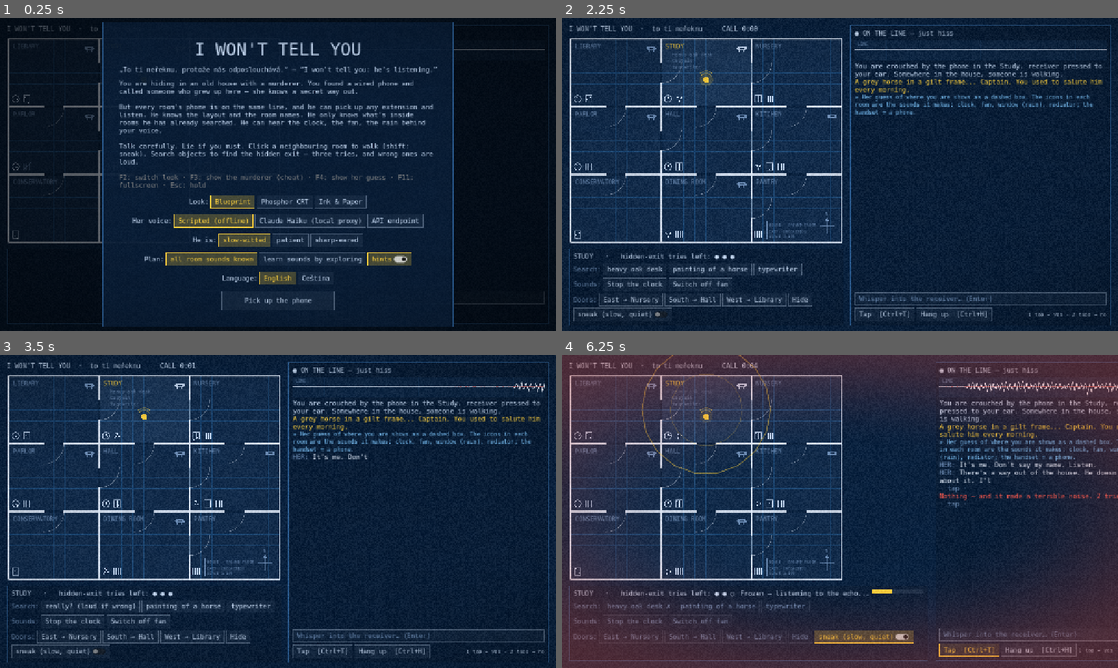
Above: before the commit, frames 1-4 (two rows, left to right).
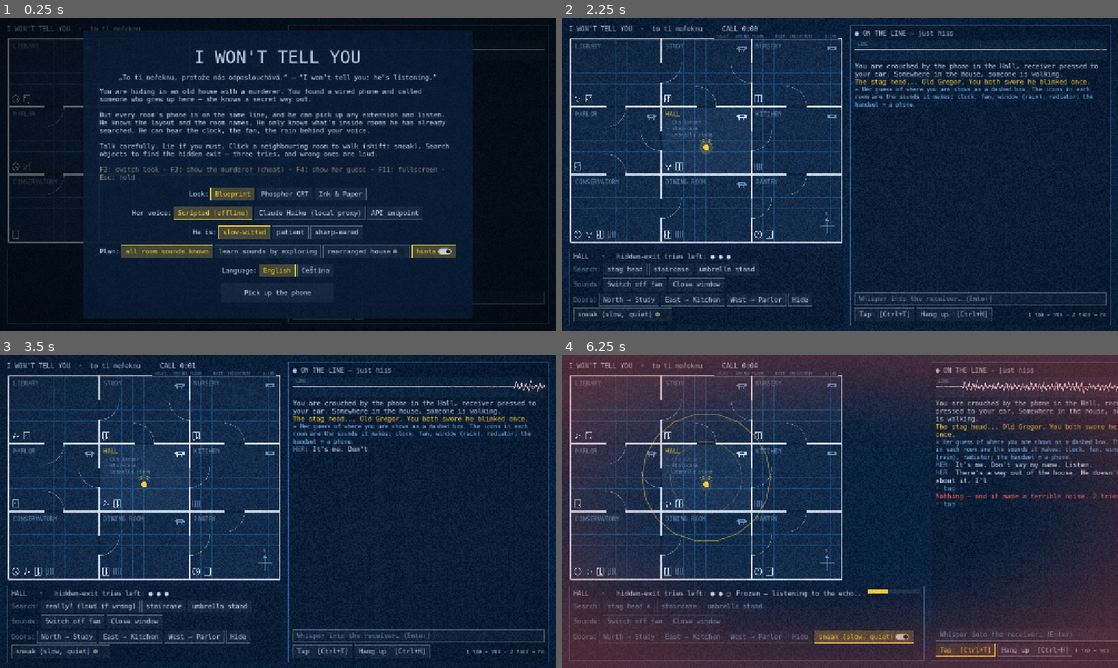
Above: after the commit, the same moments.

Repository: Vikvam/oiside-jam-2610
Game: Godot game, scene res://main.tscn
The game is run twice, just before and just after one commit, with the same random seed, the same clock (stepped at 60 frames per second) and the same inputs.
Inputs (mouse positions are in pixels of both pictures, inside the frame that each line leads up to):
- Up to frame 1 (0.25 s): no input
- Up to frame 2 (2.25 s): click (979, 296) at 0.52 s; type "12" at 0.6 s; click (928, 252) at 1.25 s, where only the run after the commit has a clickable "rearranged house"; click "Pick up the phone" at 2 s
- Up to frame 3 (3.5 s): click (72, 605) at 2.75 s, where only the run before the commit has a clickable "heavy oak desk"
- Up to frame 4 (6.25 s): click "really? (loud if wrong)" at 3.5 s; click "sneak (slow, quiet)" at 4.25 s; click "Tap [Ctrl+T]" at 5 s; click "Tap [Ctrl+T]" at 5.75 s

The runs differ from the first frame. In frame 1, 18% of the frame differs, in the area x 15-85%, y 1-99%; in frame 2, 3.8%; in frame 3, 3.8%; in frame 4, 6.3%.

Commit message:
Rearranged-house variant (random doors/phones/sounds); blueprint title strip
Co-Authored-By: Claude Opus 5.5 <noreply@anthropic.com>

Diff:
--- a/scripts/core/game.gd
+++ b/scripts/core/game.gd
@@ -53,6 +53,7 @@
 # Tunables
 var difficulty := "normal"
 var explore_mode := false   # player only knows sounds of visited rooms
+var rearranged := false     # random doors/phones/sounds each game
 const DIFFICULTY := {
 	"gentle": {"identify_time": 8.0, "hunt_threshold": 1, "far_step_chance": 0.15, "fake_hangup_chance": 0.15, "find_chance_hunt": 0.55, "find_chance_pass": 0.1},
 	"normal": {"identify_time": 6.0, "hunt_threshold": 2, "far_step_chance": 0.3, "fake_hangup_chance": 0.25, "find_chance_hunt": 0.65, "find_chance_pass": 0.15},
@@ -75,6 +76,8 @@
 		seed(seed_value)
 	else:
 		randomize()
+	if rearranged:
+		house.rearrange()
 	for r in house.room_ids:
 		room_state[r] = default_room_state(r)
 	raining = true
--- a/scripts/core/house.gd
+++ b/scripts/core/house.gd
@@ -289,18 +289,27 @@
 var rooms := {}          # id -> room dict
 var room_ids: Array[String] = []
 var adj := {}            # id -> {dir: other_id}
+var doors: Array = []    # [[a, b], ...] for this instance
 var object_room := {}    # object id -> room id
 var _dist := {}          # id -> {id: int}
 
 
 func _init() -> void:
 	for r in ROOMS:
-		rooms[r.id] = r
+		rooms[r.id] = r.duplicate(true)
 		room_ids.append(r.id)
-		adj[r.id] = {}
 		for o in r.objects:
 			object_room[o.id] = r.id
-	for d in DOORS:
+	_build(DOORS)
+
+
+func _build(door_list: Array) -> void:
+	doors = door_list.duplicate(true)
+	adj.clear()
+	_dist.clear()
+	for id in room_ids:
+		adj[id] = {}
+	for d in doors:
 		var a: String = d[0]
 		var b: String = d[1]
 		var dir := direction_between(a, b)
@@ -308,6 +317,63 @@
 		adj[b][opposite(dir)] = a
 	for a in room_ids:
 		_dist[a] = _bfs(a)
+
+
+## "Rearranged house" variant: random doors (a spanning tree plus a couple of
+## loops), random phones and random room sounds. Room names, positions and
+## objects stay, so memories and the plan still make sense.
+func rearrange() -> void:
+	var pairs := []
+	for a in room_ids:
+		for b in room_ids:
+			if a < b and rect(a).grow(0.01).intersects(rect(b)) and _shared_edge(a, b):
+				pairs.append([a, b])
+	pairs.shuffle()
+	# Kruskal with union-find for a random spanning tree.
+	var parent := {}
+	for id in room_ids:
+		parent[id] = id
+	var find := func(x): return x
+	find = func(x):
+		while parent[x] != x:
+			x = parent[x]
+		return x
+	var chosen := []
+	var spare := []
+	for pr in pairs:
+		var ra = find.call(pr[0])
+		var rb = find.call(pr[1])
+		if ra != rb:
+			parent[ra] = rb
+			chosen.append(pr)
+		else:
+			spare.append(pr)
+	for i in mini(randi_range(2, 3), spare.size()):
+		chosen.append(spare[i])
+	_build(chosen)
+	# Phones: 6 of 9 rooms.
+	var ids := room_ids.duplicate()
+	ids.shuffle()
+	for i in ids.size():
+		rooms[ids[i]].phone = i < 6
+	# Sounds: random, every room has at least one.
+	var odds := {"clock": 0.45, "fan": 0.35, "rain": 0.5, "radiator": 0.4}
+	for id in room_ids:
+		var f := []
+		for k in FEATURES:
+			if randf() < odds[k]:
+				f.append(k)
+		if f.is_empty():
+			f.append(FEATURES.pick_random())
+		rooms[id].features = f
+
+
+func _shared_edge(a: String, b: String) -> bool:
+	var ra := rect(a)
+	var rb := rect(b)
+	var ox := minf(ra.end.x, rb.end.x) - maxf(ra.position.x, rb.position.x)
+	var oy := minf(ra.end.y, rb.end.y) - maxf(ra.position.y, rb.position.y)
+	return (ox > 0.5 and absf(oy) < 0.01) or (oy > 0.5 and absf(ox) < 0.01)
 
 
 static func opposite(dir: String) -> String:
--- a/scripts/core/loc.gd
+++ b/scripts/core/loc.gd
@@ -30,6 +30,8 @@
 	"plan_full": ["all room sounds known", "zvuky všech místností známé"],
 	"plan_explore": ["learn sounds by exploring", "zvuky zjišťuješ průzkumem"],
 	"hints": ["hints", "nápovědy"],
+	"rearranged": ["rearranged house", "přestavěný dům"],
+	"rearranged_tip": ["Every call: new doors, new phones, new sounds.", "Při každém hovoru: jiné dveře, telefony i zvuky."],
 	"start": ["Pick up the phone", "Zvednout telefon"],
 	"again": ["Call again", "Zavolat znovu"],
 	"to_title": ["Title", "Menu"],
--- a/scripts/main.gd
+++ b/scripts/main.gd
@@ -35,6 +35,7 @@
 var difficulty := "gentle"
 var explore_mode := false
 var hints_on := true
+var rearranged := false
 var running := false
 var _intro_queue: Array = []
 var _intro_t := 0.0
@@ -95,6 +96,8 @@
 		backend = a.backend
 	if a.has("lang"):
 		_set_lang(a.lang)
+	if a.has("rearranged"):
+		rearranged = true
 	if a.has("play"):
 		_start_game()
 		if a.has("debug"):
@@ -138,6 +141,7 @@
 	Loc.lang = _settings.get_value("ui", "lang", "en")
 	explore_mode = _settings.get_value("ui", "explore", false)
 	hints_on = _settings.get_value("ui", "hints", true)
+	rearranged = _settings.get_value("ui", "rearranged", false)
 	# Rescuer endpoint config lives next to the project (gitignored) or in user://.
 	var rc := ConfigFile.new()
 	if rc.load("res://rescuer_config.cfg") == OK or rc.load("user://rescuer_config.cfg") == OK:
@@ -154,6 +158,7 @@
 	_settings.set_value("ui", "lang", Loc.lang)
 	_settings.set_value("ui", "explore", explore_mode)
 	_settings.set_value("ui", "hints", hints_on)
+	_settings.set_value("ui", "rearranged", rearranged)
 	_settings.save("user://settings.cfg")
 
 
@@ -312,6 +317,12 @@
 			explore_mode = pm[0]
 			_refresh_title_buttons())
 		row4.add_child(b)
+	var rb := CheckButton.new()
+	rb.text = Loc.t("rearranged")
+	rb.tooltip_text = Loc.t("rearranged_tip")
+	rb.button_pressed = rearranged
+	rb.toggled.connect(func(v): rearranged = v)
+	row4.add_child(rb)
 	var hb := CheckButton.new()
 	hb.name = "hints_toggle"
 	hb.text = Loc.t("hints")
@@ -555,6 +566,7 @@
 	game = Game.new()
 	game.difficulty = difficulty
 	game.explore_mode = explore_mode
+	game.rearranged = rearranged
 	game.setup(randi() % 100000)
 	game.murderer.timer += 12.0  # let her finish the intro
 	game.rescuer = _make_rescuer(game)
--- a/scripts/ui/plan_view.gd
+++ b/scripts/ui/plan_view.gd
@@ -205,7 +205,7 @@
 	# Door swings (architectural quarter arcs)
 	var arc_col := wall
 	arc_col.a = 0.45
-	for d in House.DOORS:
+	for d in game.house.doors:
 		var dp := _door_point(d[0], d[1])
 		var half := DOOR_W * U * 0.5
 		var ra := _rect(d[0])
@@ -343,14 +343,13 @@
 					c.a = 0.10 - k * 0.025
 					draw_arc(ring[0], ring[1] + k * 1.5, 0.3, TAU - 0.2, 48, c, 2.5 - k * 0.6, true)
 		"blueprint":
-			# Architect's title block in the corner of the Pantry.
-			var r := Rect2(size_px.x - 168, size_px.y - 44, 120, 40)
+			# Architect's title strip sitting on the outer wall.
 			var c: Color = Style.c("dim")
-			draw_rect(r, c, false, 1.0)
-			draw_line(r.position + Vector2(0, 14), Vector2(r.end.x, r.position.y + 14), c, 1.0)
-			draw_string(font, r.position + Vector2(4, 11), Loc.t("plan_block1"), HORIZONTAL_ALIGNMENT_LEFT, 112, 9, c)
-			draw_string(font, r.position + Vector2(4, 26), Loc.t("plan_block2"), HORIZONTAL_ALIGNMENT_LEFT, 112, 9, c)
-			draw_string(font, r.position + Vector2(4, 37), "SCALE 1:100", HORIZONTAL_ALIGNMENT_LEFT, 112, 9, c)
+			var txt := "%s  ·  %s  ·  1:100" % [Loc.t("plan_block1"), Loc.t("plan_block2")]
+			var w := font.get_string_size(txt, HORIZONTAL_ALIGNMENT_LEFT, -1, 9).x
+			var p := Vector2(size_px.x - w - 8, 1)
+			draw_rect(Rect2(p - Vector2(4, 8), Vector2(w + 8, 11)), Style.c("bg"))
+			draw_string(font, p, txt, HORIZONTAL_ALIGNMENT_LEFT, -1, 9, c)
 
 
 func _dashed_rect(r: Rect2, col: Color) -> void:
--- a/tests/sim.gd
+++ b/tests/sim.gd
@@ -26,6 +26,7 @@
 func _play(seed_value: int, policy: String, verbose: bool) -> Dictionary:
 	var g := Game.new()
 	g.difficulty = diff
+	g.rearranged = OS.get_environment("REARRANGE") != ""
 	g.setup(seed_value)
 	g.rescuer = MockRescuer.new(g)
 	var bot := Bot.new(g, policy)
